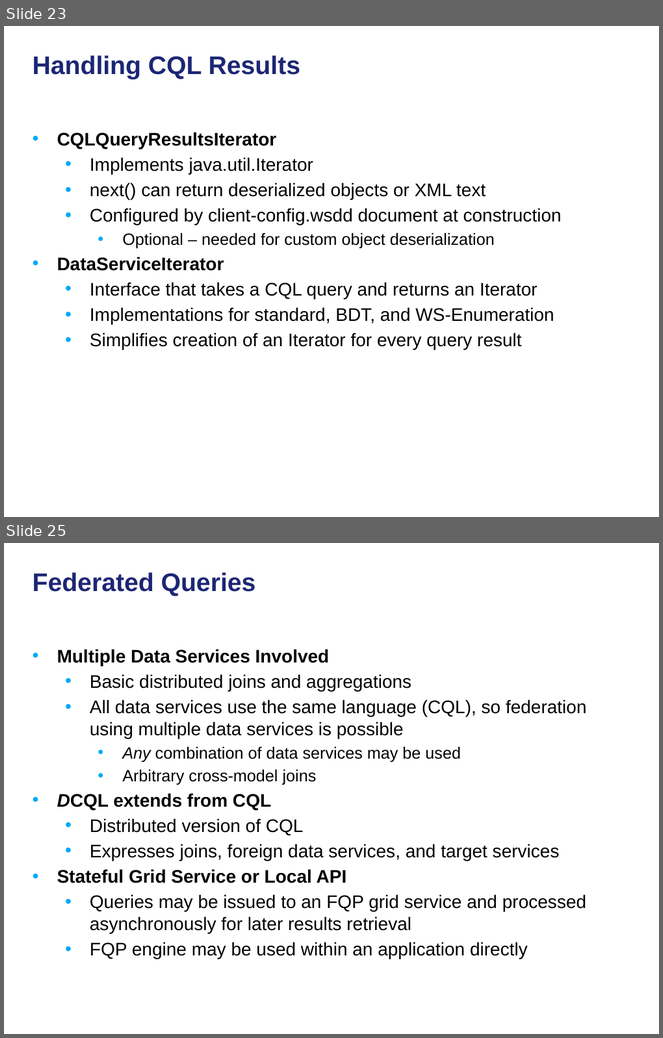
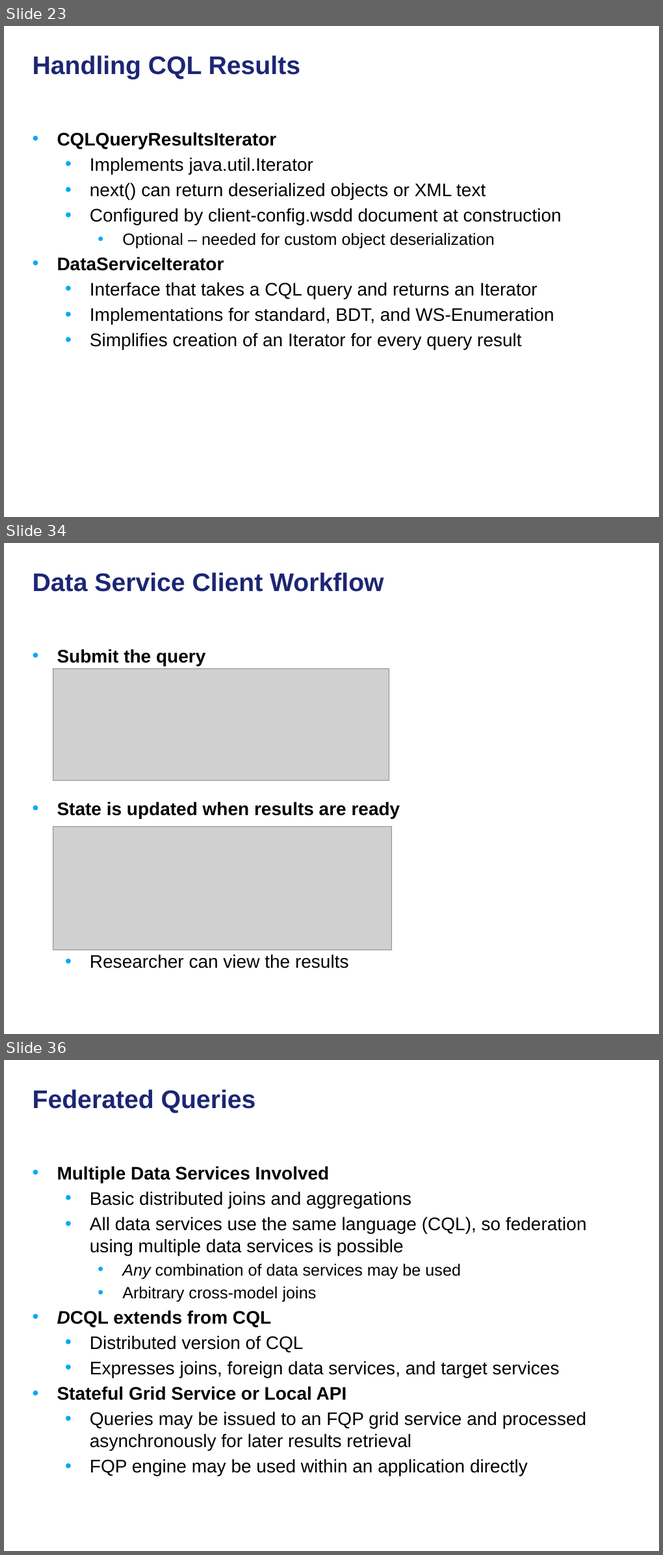
Before and after one commit to NCIP/cagrid-docs, a slide deck: presentations/200906_Novartis/caGrid Data Services.pptx. Shown one above the other, each under a label of ours: slides 23 and 25 before the commit, slides 23, 34 and 36 after it; the slides between them are not shown. The pictures are 663x1038 and 663x1555 pixels, drawn with LibreOffice and Linux fonts; fonts in the diff are those of the drawing; grey boxes stand for pictures; background and template pictures are left out. Boxes give left, top, right and bottom in pixels: in the first picture for what was removed or moved away, otherwise in the second. Text is boxed around its words. In the diff, an @@ line names an element or a change of style, - is before the commit and + after.

```diff
--- a/presentations/200906_Novartis/caGrid Data Services.pptx
+++ b/presentations/200906_Novartis/caGrid Data Services.pptx
@@ slide 34 added at (x1=4, y1=543, x2=659, y2=1034), background picture (left out) @@
@@ title added at (x1=33, y1=572, x2=384, y2=592), 28 pt, text #1C2674, bold @@
+Data Service Client Workflow
@@ text added at (x1=57, y1=649, x2=400, y2=969), 20 pt, text #000000, bold @@
+• Submit the query
+• State is updated when results are ready
+  • Researcher can view the results
@@ picture added at (x1=53, y1=669, x2=389, y2=781) @@
@@ picture added at (x1=53, y1=826, x2=392, y2=951) @@
@@ what was slide 25 is now slide 36 @@
```
Also in this commit, not shown: 12 other slides added, 1 slide removed.
